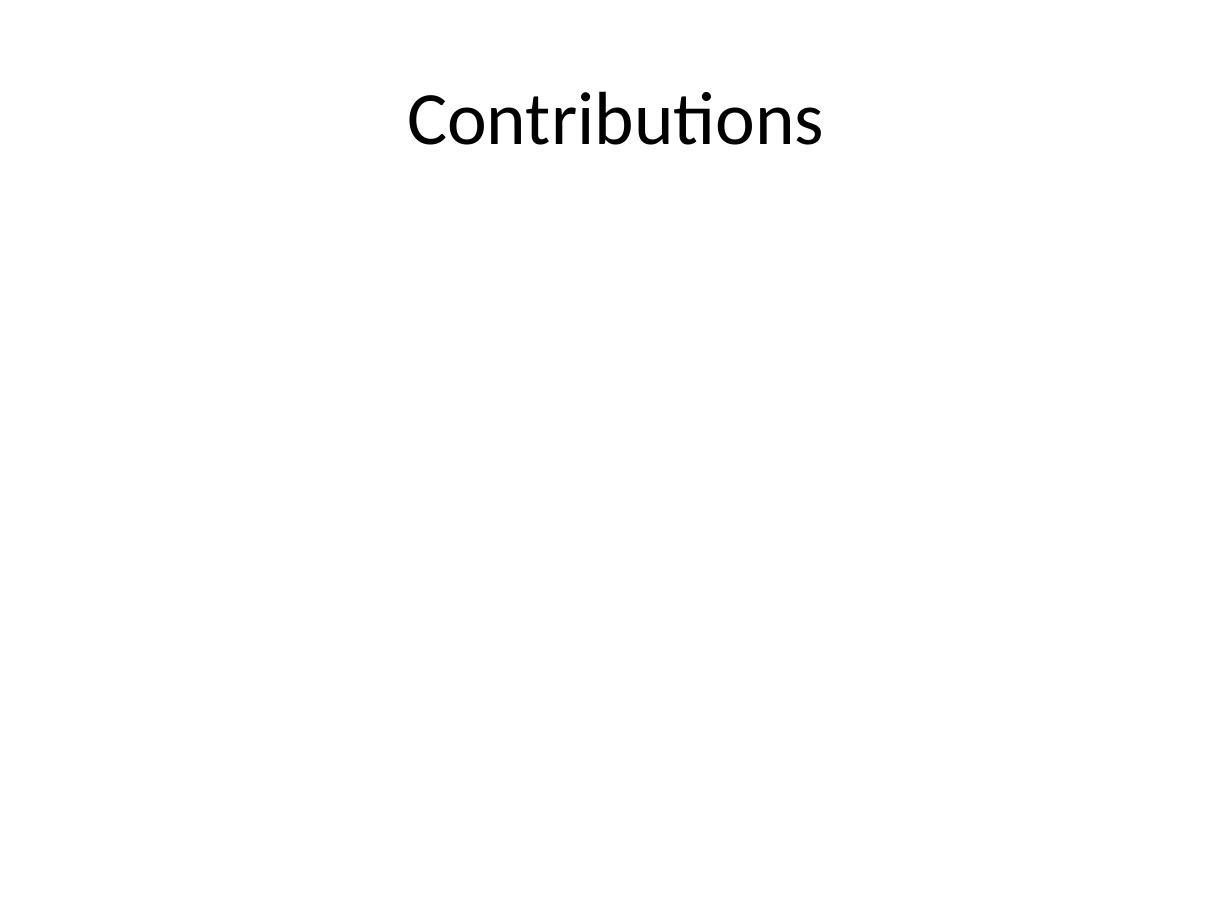
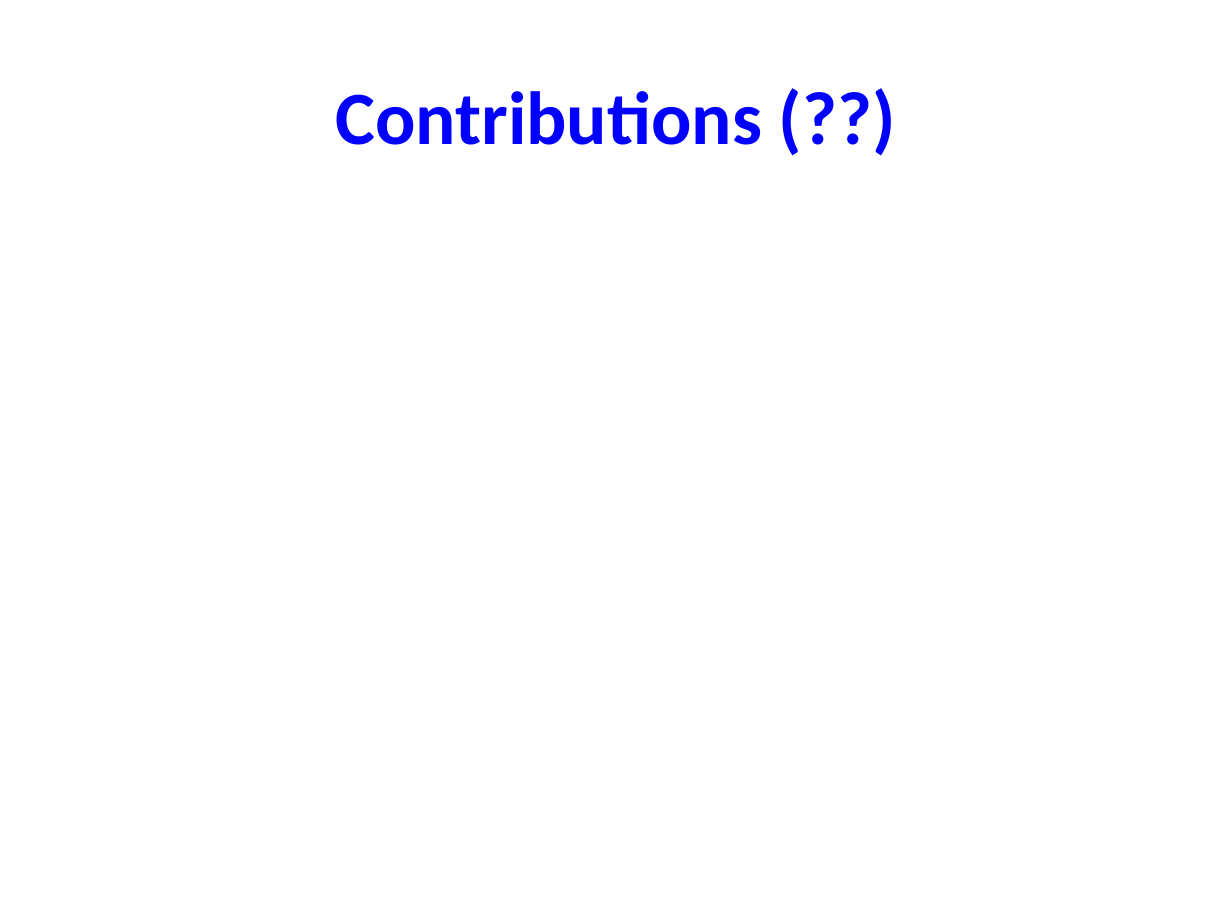
Before and after one commit to tkoolen/6869-project, a slide deck: slide 11 of presentation.pptx (slide 8 before the commit). Drawn at 1232x924 pixels with LibreOffice and Linux fonts; fonts in the diff are those of the drawing. Boxes give left, top, right and bottom in pixels: in the first picture for what was removed or moved away, otherwise in the second. Text is boxed around its words. In the diff, an @@ line names an element or a change of style, - is before the commit and + after.

```diff
--- a/presentation.pptx
+++ b/presentation.pptx
@@ title at bbox=[335, 91, 762, 145]: text changed; text colour #000000 to #0000FF; bold on @@
-Contributions
+Contributions (??)
```
Also in this commit, not shown: 4 other slides changed, 3 slides added.
